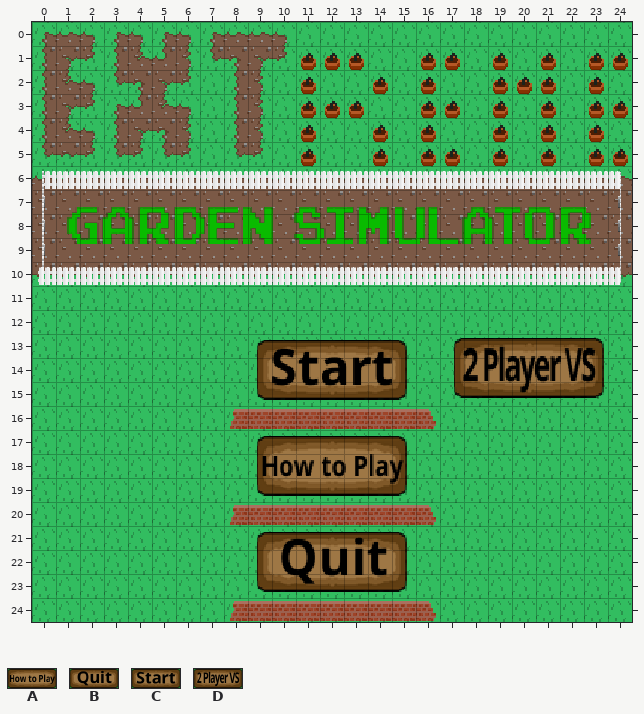
One commit to this Tiled map: data/scenes/menu.tmx. The picture above is the old version.
Cells are 16x16 px. Shown: x 0..24, y 0..24.
Key: from "brown_buttons": A 0 "Button", B 2 "Button", C 4 "Button"; from "multi": D 0 "Button".
Objects are placed by their top-left corner, in cells (3,4 is the top-left corner of cell 3,4); size is 1x1 cell unless given.
Layers that did not change in this view are not listed.
Objects on layer "Buttons" before:
D "MultiButton" at 17.6,13.2 size 6.2x2.5
C "StartButton" at 9.4,13.2 size 6.2x2.5
A "HowToButton" at 9.4,17.2 size 6.2x2.5
B "QuitButton" at 9.4,21.2 size 6.2x2.5
Once edited:
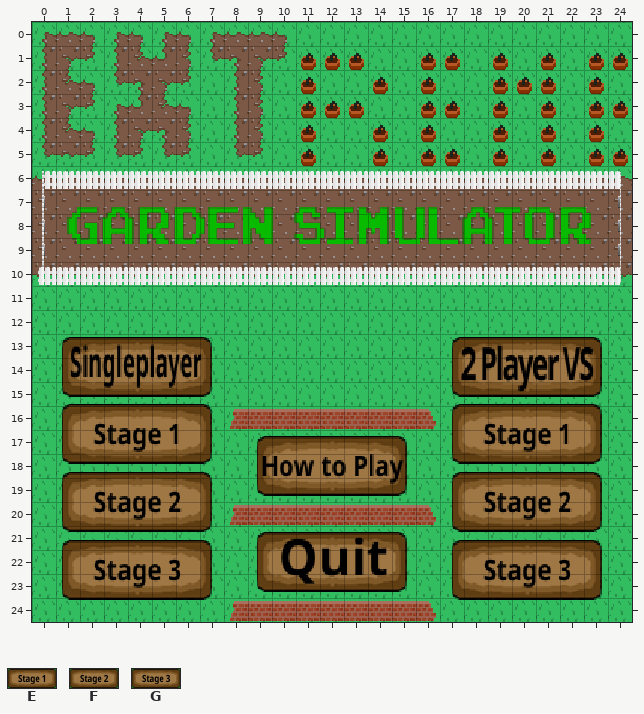
Further tiles: from "stage": E 0 "Button", F 2 "Button", G 4 "Button".
The author wrote: Add second stage and stage select screen
Difference:
layer "Singleplayer" added
Layer "Buttons":
added: E "stage" at 1.2,15.9 size 6.2x2.5
added: E "stage" at 17.5,15.9 size 6.2x2.5
added: F "stage" at 1.2,18.8 size 6.2x2.5
added: F "stage" at 17.5,18.8 size 6.2x2.5
added: G "stage" at 1.2,21.6 size 6.2x2.5
added: G "stage" at 17.5,21.6 size 6.2x2.5
removed: C "StartButton" at 9.4,13.2 size 6.2x2.5
